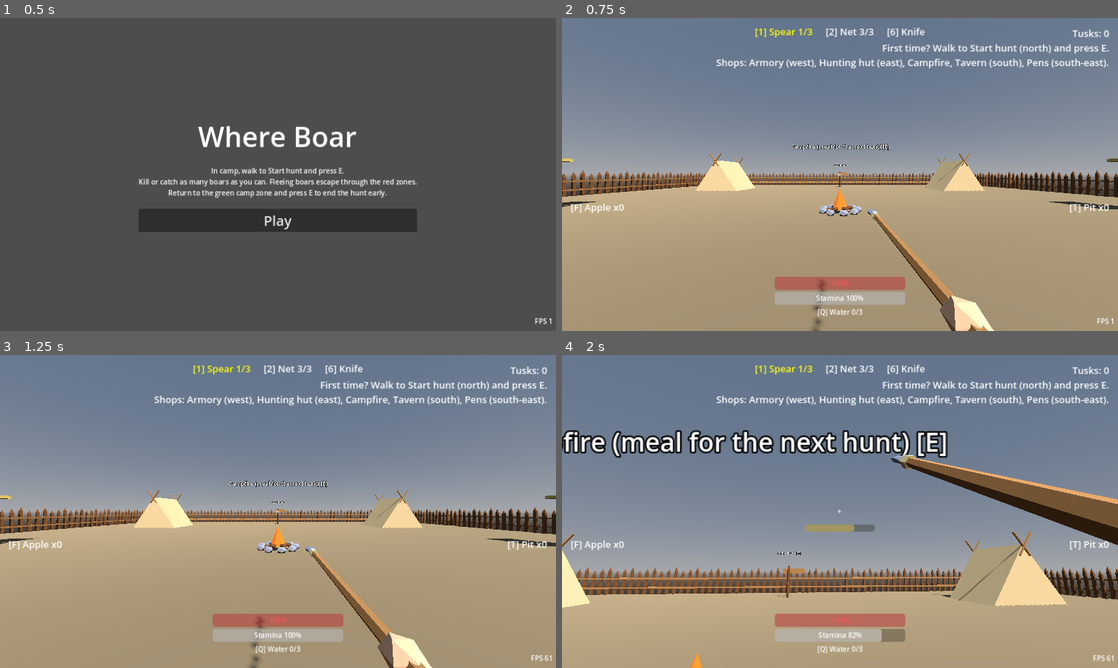
Above: before the commit, frames 1-4 (two rows, left to right).
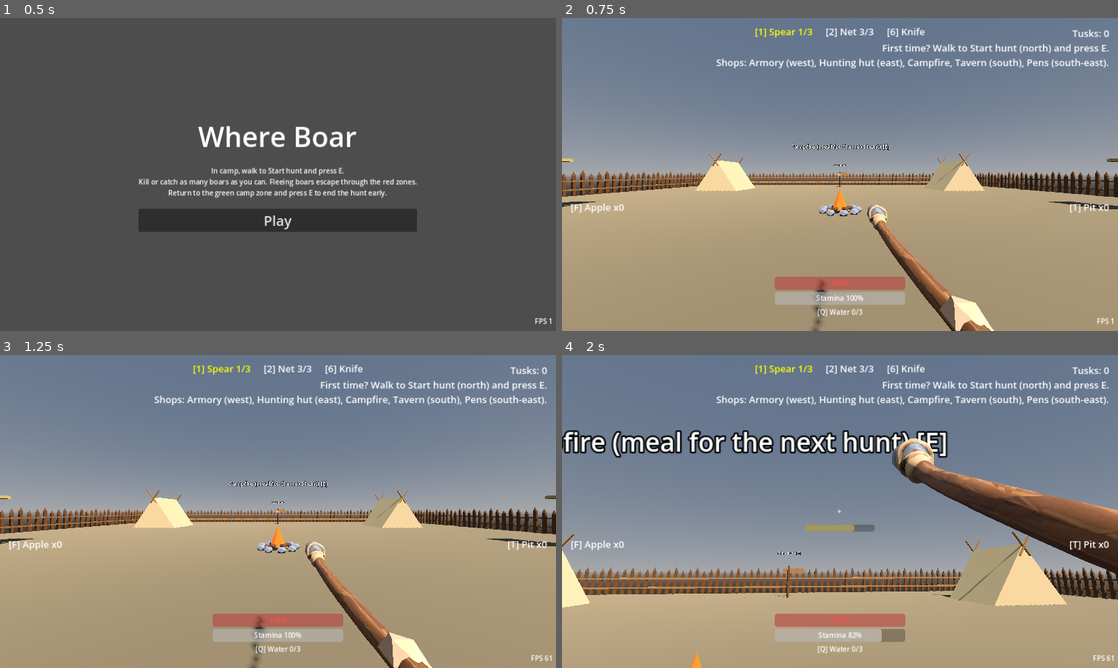
Above: after the commit, the same moments.

Repository: bageus/where-boar
Game: Godot game, scene res://game/bootstrap/app/main.tscn
The game is run twice, just before and just after one commit, with the same random seed, the same clock (stepped at 60 frames per second) and the same inputs.
Inputs (mouse positions are in pixels of both pictures, inside the frame that each line leads up to):
- Up to frame 1 (0.5 s): no input
- Up to frame 2 (0.75 s): click "Play" at 0.5 s
- Up to frame 3 (1.25 s): no input
- Up to frame 4 (2 s): tap E (interact) at 1.25 s; move the mouse to (867, 511) at 1.27 s; hold W (move_forward) from 1.28 s (still down); hold Right mouse button (aim) from 1.28 s (still down); tap Space (jump) at 1.52 s

Frame 1 is identical in both runs. In frame 2, 1.3% of the frame differs, in the area x 45-78%, y 59-100%; in frame 3, 1.3%; in frame 4, 6.0%, in the area x 59-100%, y 26-70%.

Commit message:
Use the owner's weapon models in hand and as thrown spear and arrow
Co-Authored-By: Claude Sonnet 5.5 <noreply@anthropic.com>
Claude-Session: https://claude.ai/code/session_017Jb3ZgtPaZbNXmaHdZUAMq

Diff:
--- a/game/features/hunter/presentation/hands.tscn
+++ b/game/features/hunter/presentation/hands.tscn
@@ -55,7 +55,7 @@
 [node name="Model" parent="Bow" instance=ExtResource("7_bow")]
 
 [node name="Hand" parent="Bow" instance=ExtResource("2_hand")]
-transform = Transform3D(1, 0, 0, 0, 1, 0, 0, 0, 1, 0.085, 0, 0)
+transform = Transform3D(1, 0, 0, 0, 1, 0, 0, 0, 1, 0, 0, 0)
 
 [node name="Knife" type="Node3D" parent="."]
 transform = Transform3D(1, 0, 0, 0, 1, 0, 0, 0, 1, -0.05, 0.1, 0)
Binary file changed: assets/models/arrow.glb
Binary file added: assets/models/arrow_0.jpg
Not shown, added: assets/models/arrow_0.jpg.import
Binary file added: assets/models/arrow_1.jpg
Not shown, added: assets/models/arrow_1.jpg.import
Binary file added: assets/models/arrow_2.jpg
Not shown, added: assets/models/arrow_2.jpg.import
Binary file changed: assets/models/bow.glb
Binary file added: assets/models/bow_0.jpg
Not shown, added: assets/models/bow_0.jpg.import
Binary file added: assets/models/bow_1.jpg
Not shown, added: assets/models/bow_1.jpg.import
(and 32 more such lines)
